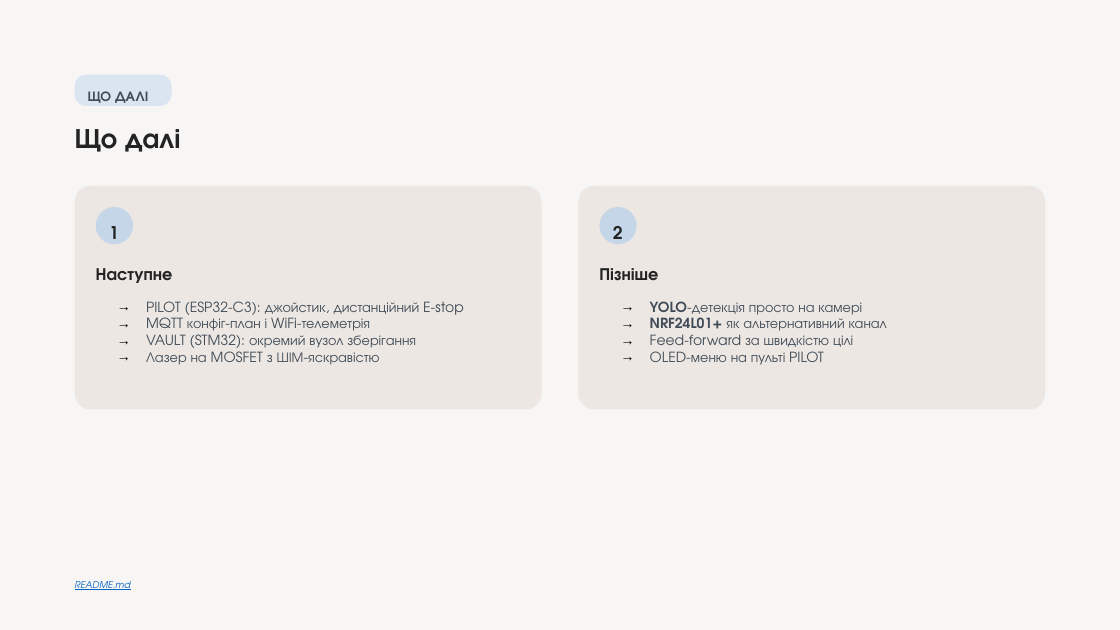
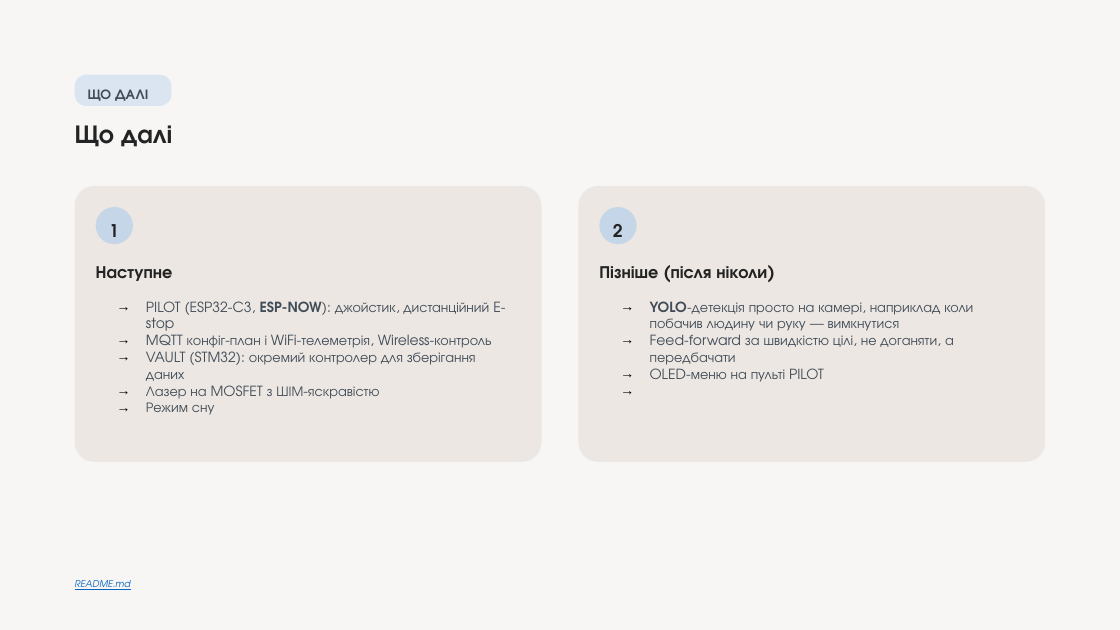
Before and after one commit to melnikvitaly/workshops, a slide deck: slide 13 of workshop-7-final_project/docs/assestment/presentation/Laser Gimbal with Camera Tracking on ESP32-S3.pptx (slide 15 before the commit). Drawn at 1120x630 pixels with LibreOffice and Linux fonts; fonts in the diff are those of the drawing. Boxes give left, top, right and bottom in pixels: in the first picture for what was removed or moved away, otherwise in the second. Text is boxed around its words. In the diff, an @@ line names an element or a change of style, - is before the commit and + after.

```diff
--- a/workshop-7-final_project/docs/assestment/presentation/Laser Gimbal with Camera Tracking on ESP32-S3.pptx
+++ b/workshop-7-final_project/docs/assestment/presentation/Laser Gimbal with Camera Tracking on ESP32-S3.pptx
@@ text "Що далі" at [75,125,172,147]: size 24 to 22.2 pt; line spacing 1.1 to 1 @@
@@ rounded rectangle: place and size @@
-rounded rectangle at [75,186,542,409]
+rounded rectangle at [75,186,542,462]
@@ rounded rectangle: place and size @@
-rounded rectangle at [579,186,1046,409]
+rounded rectangle at [579,186,1046,462]
@@ line spacing 1.4 to 1.3 in 4 elements at [88,89,148,101], [109,224,119,237], [96,266,173,281], [613,224,623,237] @@
@@ text at [599,266,767,279]: text changed @@
-Пізніше
+Пізніше (після ніколи)
@@ text at [146,301,505,381]: text changed @@
-→ PILOT (ESP32-C3): джойстик, дистанційний E-stop
-→ MQTT конфіг-план і WiFi-телеметрія
-→ VAULT (STM32): окремий вузол зберігання
+→ PILOT (ESP32-C3, ESP-NOW): джойстик, дистанційний E-stop
+→ MQTT конфіг-план і WiFi-телеметрія, Wireless-контроль
+→ VAULT (STM32): окремий контролер для зберігання даних
@@ text at [650,301,973,365]: text changed @@
-→ YOLO-детекція просто на камері
-→ NRF24L01+ як альтернативний канал
-→ Feed-forward за швидкістю цілі
+→ YOLO-детекція просто на камері, наприклад коли побачив людину чи руку — вимкнутися
+→ Feed-forward за швидкістю цілі, не доганяти, а передбачати
@@ text at [146,402,215,415]: paragraph added @@
+→ Режим сну
```
Also in this commit, not shown: 12 other slides changed, 2 slides removed, 12 other files.
